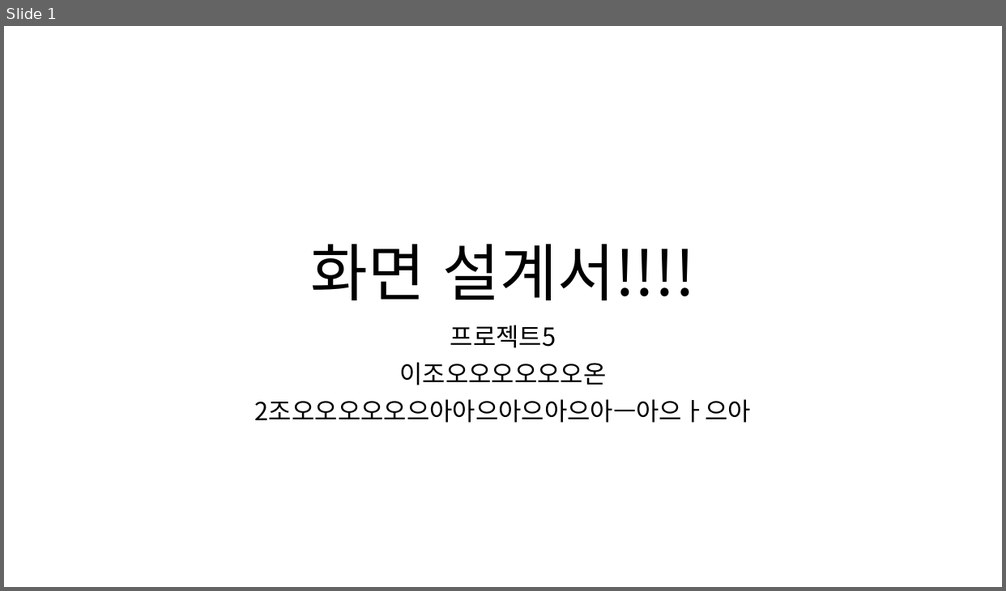
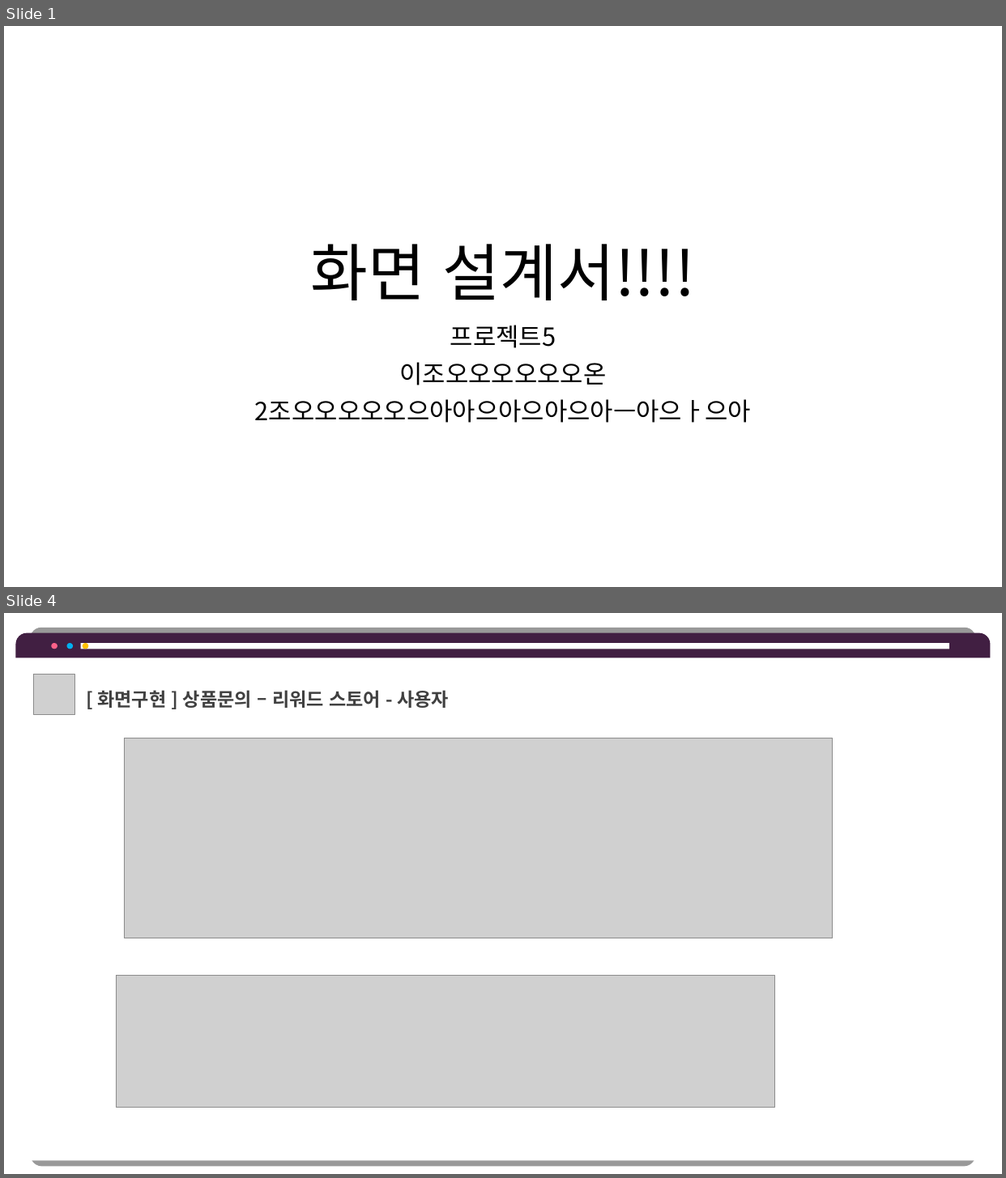
Before and after one commit to hhsw07/ezen-academy-projects, a slide deck: 0 발표용 파워포인트/0522 3차발표/0522 project06 - 파워포인트 - 기범.pptx. Shown one above the other, each under a label of ours: slide 1 before the commit, slides 1 and 4 after it; the slides between them are not shown. The pictures are 1006x591 and 1006x1178 pixels, drawn with LibreOffice and Linux fonts; fonts in the diff are those of the drawing; grey boxes stand for pictures. Boxes give left, top, right and bottom in pixels: in the first picture for what was removed or moved away, otherwise in the second. Text is boxed around its words. In the diff, an @@ line names an element or a change of style, - is before the commit and + after.

```diff
--- a/0 발표용 파워포인트/0522 3차발표/0522 project06 - 파워포인트 - 기범.pptx
+++ b/0 발표용 파워포인트/0522 3차발표/0522 project06 - 파워포인트 - 기범.pptx
@@ slide 4 added at (4, 613, 1002, 1174), background #FFFFFF @@
@@ round same rect added at (16, 633, 991, 658), fill #411F42 @@
@@ round same rect added at (16, 658, 991, 1161), fill #FFFFFF @@
@@ ellipse added at (51, 643, 57, 649), fill #FF6189 @@
@@ ellipse added at (67, 643, 73, 649), fill #00B0F0 @@
@@ rectangle added at (80, 643, 949, 649), fill #FFFFFF @@
@@ ellipse added at (83, 643, 88, 649), fill #FFC000 @@
@@ picture added at (34, 674, 75, 715) @@
@@ text added at (97, 690, 449, 708), 18 pt, text #404040, bold @@
+[ 화면구현 ] 상품문의 – 리워드 스토어 - 사용자
@@ picture added at (125, 739, 833, 939) @@
@@ picture added at (117, 976, 775, 1108) @@
```
Also in this commit, not shown: 5 other slides added, 1 other file.
